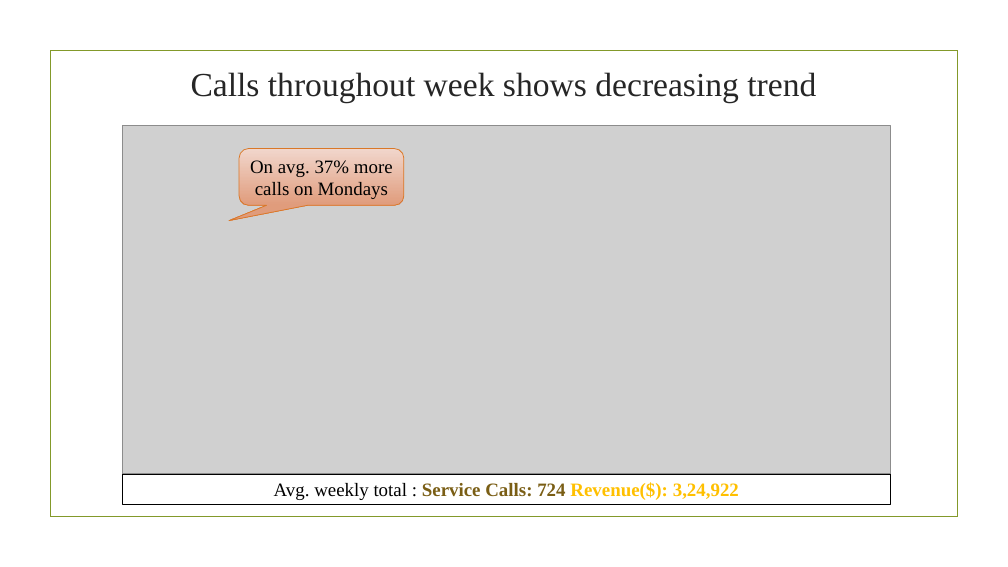
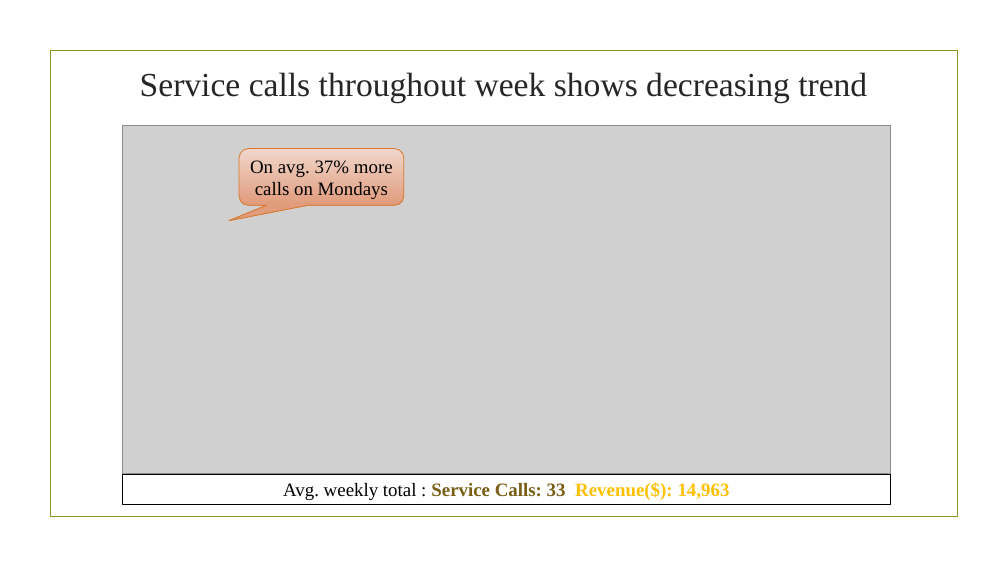
Before and after one commit to bhavsar-dushyant/Target-Marketing-and-Demand-forecasting-Live-data-, a slide deck: slide 10 of Plumbing Business Analysis.pptx. Drawn at 1008x567 pixels with LibreOffice and Linux fonts; fonts in the diff are those of the drawing; grey boxes stand for pictures; background and template pictures are left out. Boxes give left, top, right and bottom in pixels: in the first picture for what was removed or moved away, otherwise in the second. Text is boxed around its words. In the diff, an @@ line names an element or a change of style, - is before the commit and + after.

```diff
--- a/Plumbing Business Analysis.pptx
+++ b/Plumbing Business Analysis.pptx
@@ title at <box>140,72,867,103</box>: text changed @@
-Calls throughout week shows decreasing trend
+Service calls throughout week shows decreasing trend
@@ text in rectangle at <box>283,482,730,500</box>: text changed @@
-Avg. weekly total : Service Calls: 724 Revenue($): 3,24,922
+Avg. weekly total : Service Calls: 33 Revenue($): 14,963
```
Also in this commit, not shown: 3 other slides changed, 4 slides added, 2 slides removed.
